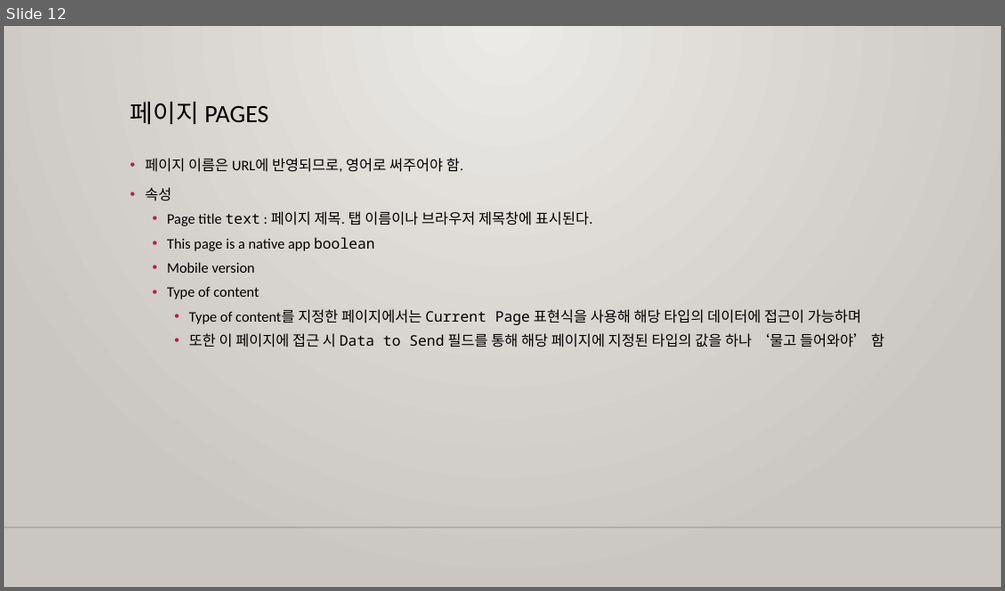
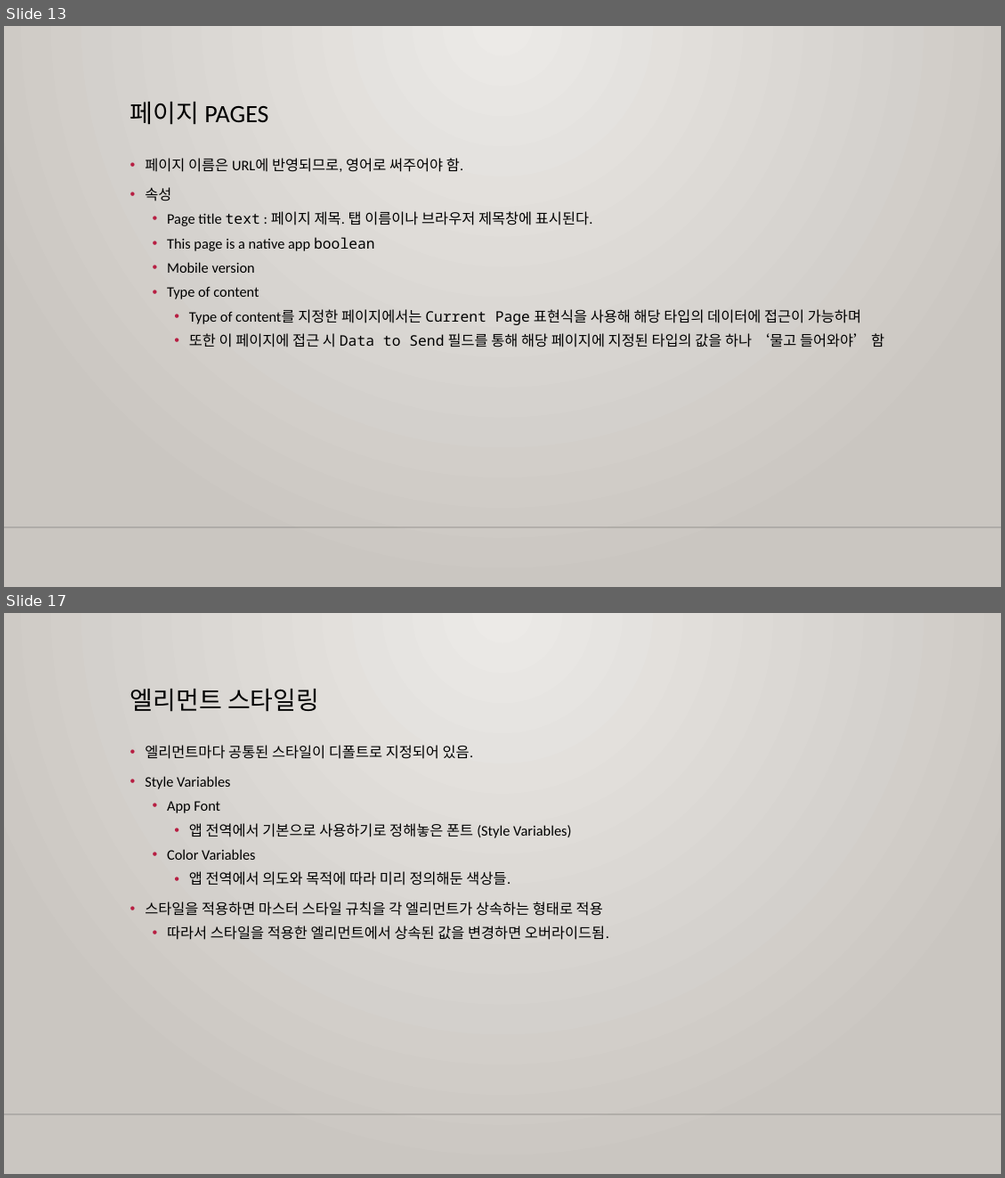
Before and after one commit to m00nlygreat/obsidian-vault, a slide deck: 노코드 엔지니어링/노코드 최강자 버블.pptx. Shown one above the other, each under a label of ours: slide 12 before the commit, slides 13 and 17 after it; the slides between them are not shown. The pictures are 1005x591 and 1005x1178 pixels, drawn with LibreOffice and Linux fonts; fonts in the diff are those of the drawing; background and template pictures are left out. Boxes give left, top, right and bottom in pixels: in the first picture for what was removed or moved away, otherwise in the second. Text is boxed around its words. In the diff, an @@ line names an element or a change of style, - is before the commit and + after.

```diff
--- a/노코드 엔지니어링/노코드 최강자 버블.pptx
+++ b/노코드 엔지니어링/노코드 최강자 버블.pptx
@@ slide 17 added at [4,613,1001,1174], background gradient #ECEAE7 to #CAC7C1; not listed: 1 template element that a slide beside it also shows @@
@@ title added at [130,689,319,712], 24 pt, text #000000 @@
+엘리먼트 스타일링
@@ text added at [145,745,609,940], 14 pt, text #000000 @@
+• 엘리먼트마다 공통된 스타일이 디폴트로 지정되어 있음.
+• Style Variables
+  • App Font
+    • 앱 전역에서 기본으로 사용하기로 정해놓은 폰트 (Style Variables)
+  • Color Variables
+    • 앱 전역에서 의도와 목적에 따라 미리 정의해둔 색상들.
+• 스타일을 적용하면 마스터 스타일 규칙을 각 엘리먼트가 상속하는 형태로 적용
+  • 따라서 스타일을 적용한 엘리먼트에서 상속된 값을 변경하면 오버라이드됨.
@@ what was slide 12 is now slide 13 @@
```
Also in this commit, not shown: 5 other slides added, 1 other file.
